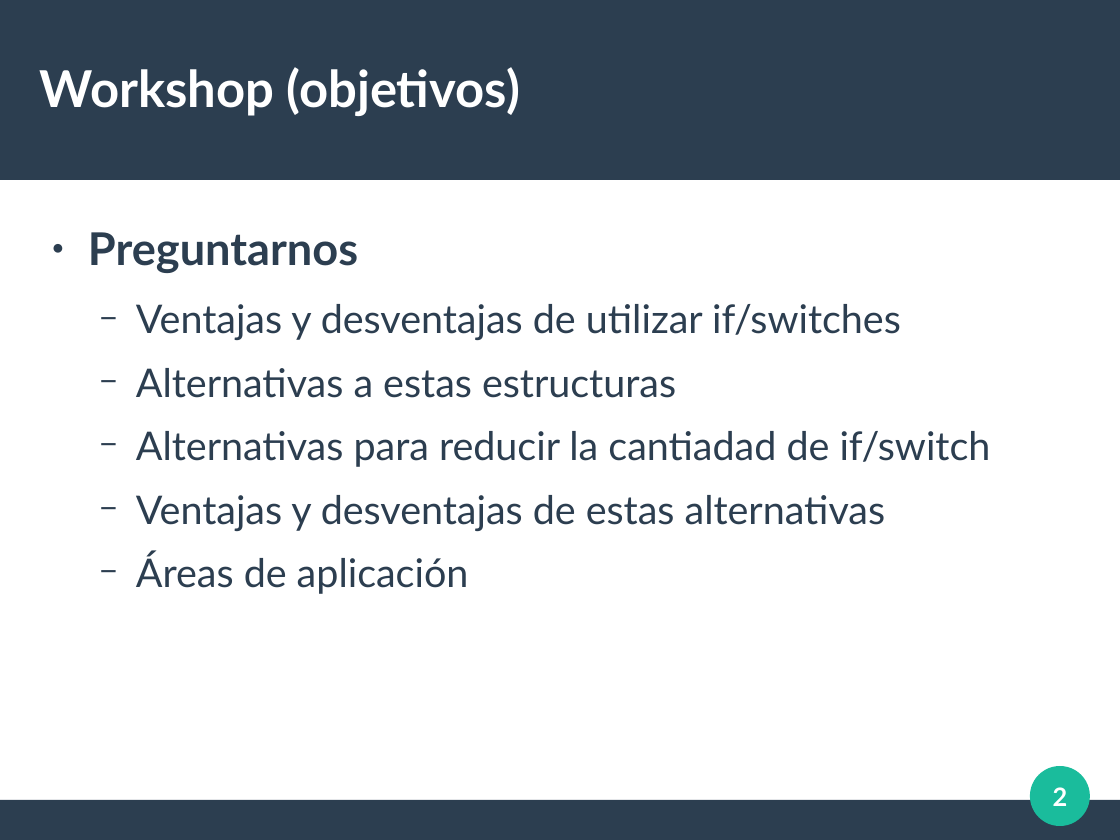
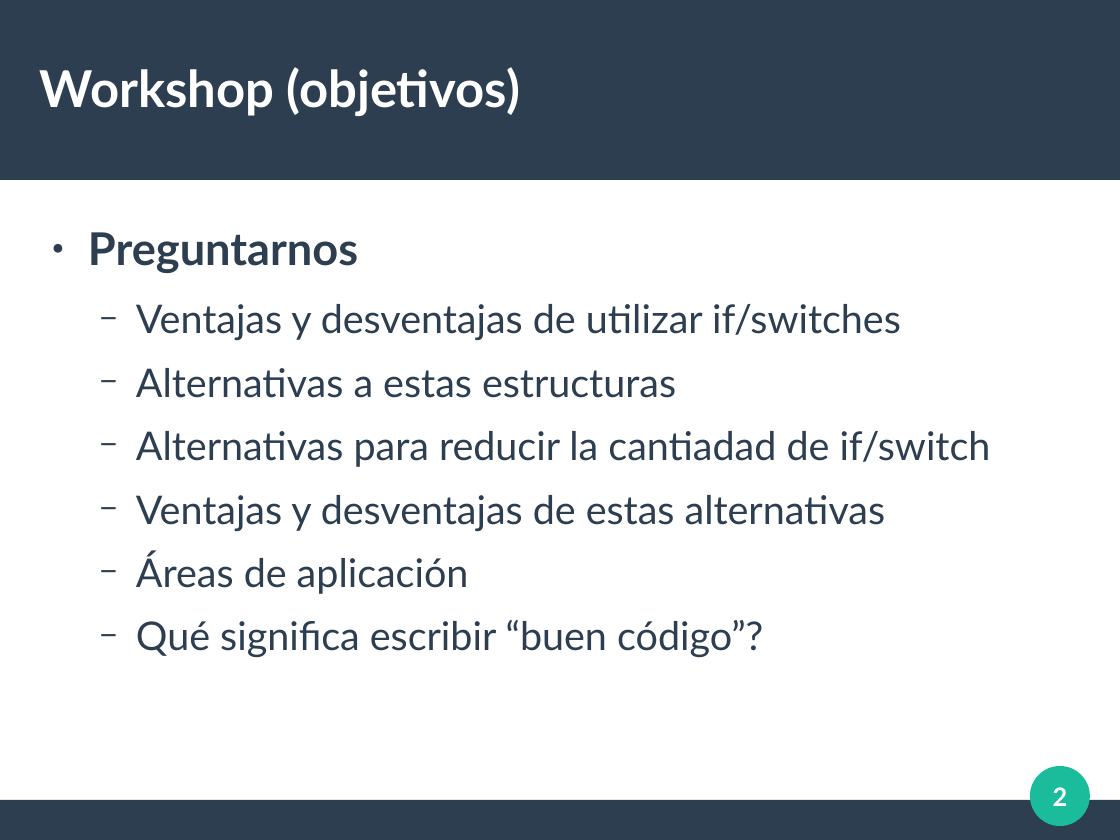
Before and after one commit to MLFedeB/charla_banode_poo, a slide deck: slide 2 of docs/ppt.odp. Drawn at 1120x840 pixels with LibreOffice and Linux fonts; fonts in the diff are those of the drawing. Boxes give left, top, right and bottom in pixels: in the first picture for what was removed or moved away, otherwise in the second. Text is boxed around its words. In the diff, an @@ line names an element or a change of style, - is before the commit and + after.

```diff
--- a/docs/ppt.odp
+++ b/docs/ppt.odp
@@ text at box(136, 620, 763, 657): paragraph added @@
+  − Qué significa escribir “buen código”?
```
Also in this commit, not shown: 1 other slide changed, 1 other file.
